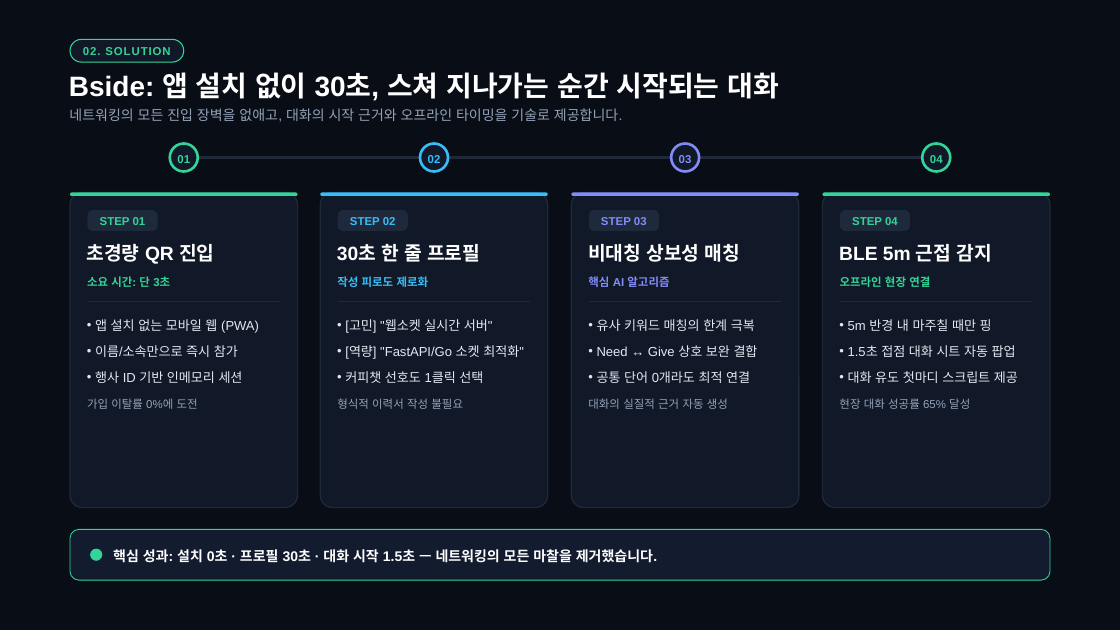
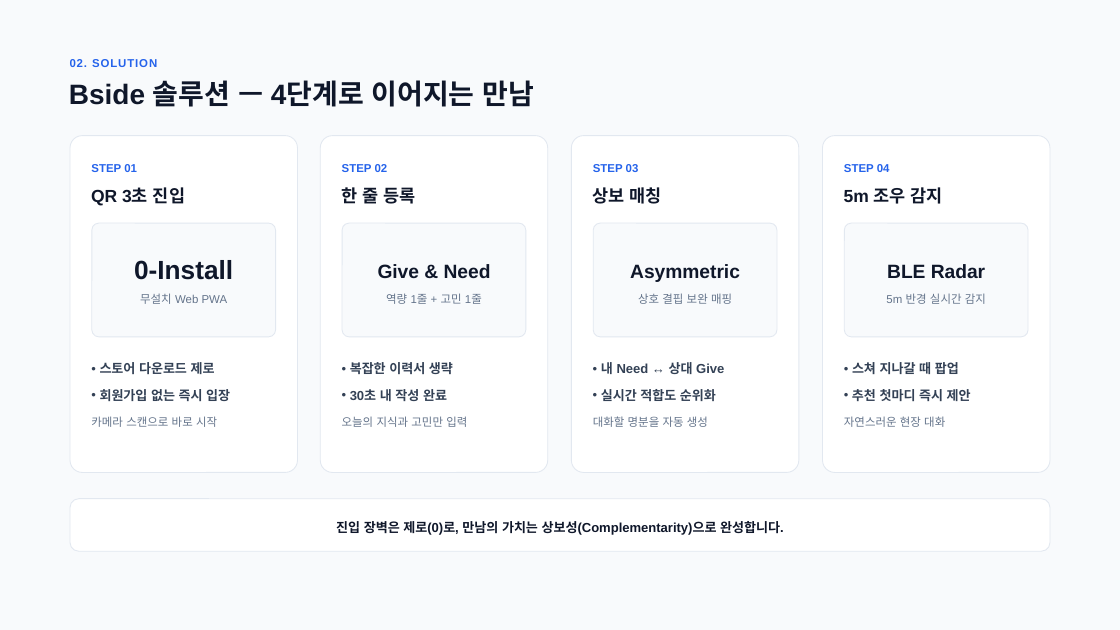
Before and after one commit to lim010111/bside, a slide deck: slide 3 of presentation/Bside_Presentation_Master.pptx. Drawn at 1120x630 pixels with LibreOffice and Linux fonts; fonts in the diff are those of the drawing. Boxes give left, top, right and bottom in pixels: in the first picture for what was removed or moved away, otherwise in the second. Text is boxed around its words. In the diff, an @@ line names an element or a change of style, - is before the commit and + after.

Commit message:
style(presentation): 밝고 모던한 라이트 테마 리디자인 및 텍스트 다이어트, 대본 정비

```diff
--- a/presentation/Bside_Presentation_Master.pptx
+++ b/presentation/Bside_Presentation_Master.pptx
@@ background #090D16 to #F8FAFC @@
@@ text "02. SOLUTION": place and size @@
-text "02. SOLUTION" at [83, 47, 170, 55]
+text "02. SOLUTION" at [70, 59, 157, 67]
@@ rounded rectangle removed at [70, 39, 183, 62] @@
@@ text removed at [69, 72, 780, 101] @@
-Bside: 앱 설치 없이 30초, 스쳐 지나가는 순간 시작되는 대화
@@ text added at [69, 80, 535, 107], 24 pt, text #0F172A, bold @@
+Bside 솔루션 — 4단계로 이어지는 만남
@@ text removed at [69, 108, 623, 122] @@
-네트워킹의 모든 진입 장벽을 없애고, 대화의 시작 근거와 오프라인 타이밍을 기술로 제공합니다.
@@ rounded rectangle: place and size @@
-rounded rectangle at [70, 192, 297, 507]
+rounded rectangle at [70, 135, 297, 472]
@@ rounded rectangle: place and size @@
-rounded rectangle at [320, 192, 548, 507]
+rounded rectangle at [320, 135, 548, 472]
@@ rounded rectangle: place and size @@
-rounded rectangle at [571, 192, 799, 507]
+rounded rectangle at [571, 135, 799, 472]
@@ fill #111827 to #FFFFFF; outline #1F2937 1.13 pt to #E2E8F0 0.75 pt in 4 elements at [70, 135, 297, 472], [320, 135, 548, 472], [571, 135, 799, 472], [823, 135, 1050, 472] @@
@@ rounded rectangle: place and size @@
-rounded rectangle at [823, 192, 1050, 507]
+rounded rectangle at [823, 135, 1050, 472]
@@ text colour #34D399 to #2563EB; alignment centre to left in 3 elements at [70, 59, 157, 67], [844, 164, 890, 172], [91, 164, 137, 172] @@
@@ 4 texts: place and size @@
-4 texts at [100, 217, 898, 225]
+4 texts at [91, 164, 890, 172]
@@ text "STEP 02" at [342, 164, 388, 172]: text colour #38BDF8 to #2563EB; alignment centre to left @@
@@ text "STEP 03" at [593, 164, 639, 172]: text colour #818CF8 to #2563EB; alignment centre to left @@
@@ group removed at [170, 144, 950, 171]: 4 ellipses, 4 texts, 1 freeform shape @@
-01
-02
-03
-04
@@ text at [91, 187, 185, 206]: text changed; size 16.5 to 15 pt; text colour #FFFFFF to #0F172A @@
-초경량 QR 진입
+QR 3초 진입
@@ text at [593, 187, 662, 204]: text changed; size 16.5 to 15 pt; text colour #FFFFFF to #0F172A @@
-비대칭 상보성 매칭
+상보 매칭
@@ text at [844, 187, 943, 204]: text changed; size 16.5 to 15 pt; text colour #FFFFFF to #0F172A @@
-BLE 5m 근접 감지
+5m 조우 감지
@@ text at [140, 293, 228, 304]: text changed; size 11.2 to 9.8 pt; text colour #E2E8F0 to #64748B @@
-• 앱 설치 없는 모바일 웹 (PWA)
+무설치 Web PWA
@@ text at [638, 293, 732, 304]: text changed; size 11.2 to 9.8 pt; text colour #E2E8F0 to #64748B @@
-• Need ↔ Give 상호 보완 결합
+상호 결핍 보완 매핑
@@ group removed at [70, 192, 1050, 409]: 15 texts, 8 rounded rectangles, 4 freeform shapes @@
-소요 시간: 단 3초
-• 이름/소속만으로 즉시 참가
-• 행사 ID 기반 인메모리 세션
-가입 이탈률 0%에 도전
-30초 한 줄 프로필
-작성 피로도 제로화
-• [고민] "웹소켓 실시간 서버"
-• [역량] "FastAPI/Go 소켓 최적화"
-• 커피챗 선호도 1클릭 선택
-핵심 AI 알고리즘
-• 유사 키워드 매칭의 한계 극복
-• 공통 단어 0개라도 최적 연결
-오프라인 현장 연결
-• 5m 반경 내 마주칠 때만 핑
-• 1.5초 접점 대화 시트 자동 팝업
@@ text at [350, 362, 453, 374]: text changed; size 9.8 to 11.2 pt; text colour #94A3B8 to #334155; bold on @@
-형식적 이력서 작성 불필요
+• 복잡한 이력서 생략
@@ text at [852, 389, 971, 401]: text changed; text colour #E2E8F0 to #334155; bold on @@
-• 대화 유도 첫마디 스크립트 제공
+• 추천 첫마디 즉시 제안
@@ group added at [91, 184, 1028, 427]: 15 texts, 4 rounded rectangles @@
+0-Install
+• 스토어 다운로드 제로
+• 회원가입 없는 즉시 입장
+카메라 스캔으로 바로 시작
+한 줄 등록
+Give & Need
+역량 1줄 + 고민 1줄
+• 30초 내 작성 완료
+오늘의 지식과 고민만 입력
+Asymmetric
+• 내 Need ↔ 상대 Give
+• 실시간 적합도 순위화
+BLE Radar
+5m 반경 실시간 감지
+• 스쳐 지나갈 때 팝업
@@ text at [593, 416, 708, 427]: text changed; text colour #94A3B8 to #64748B @@
-대화의 실질적 근거 자동 생성
+대화할 명분을 자동 생성
@@ text at [844, 416, 945, 427]: text changed; text colour #94A3B8 to #64748B @@
-현장 대화 성공률 65% 달성
+자연스러운 현장 대화
@@ rounded rectangle: place and size @@
-rounded rectangle at [70, 529, 1050, 580]
+rounded rectangle at [70, 499, 1050, 551]
@@ rounded rectangle at [70, 499, 1050, 551]: fill #131B2E to #FFFFFF; outline #34D399 0.75 pt to #E2E8F0 0.75 pt; proportions changed @@
@@ text added at [336, 521, 784, 535], 11.2 pt, text #0F172A, bold @@
+진입 장벽은 제로(0)로, 만남의 가치는 상보성(Complementarity)으로 완성합니다.
@@ ellipse removed at [90, 549, 103, 561] @@
@@ text removed at [113, 549, 657, 563] @@
-핵심 성과: 설치 0초 · 프로필 30초 · 대화 시작 1.5초 — 네트워킹의 모든 마찰을 제거했습니다.
```
Also in this commit, not shown: 8 other slides changed, 1 slide added, 1 slide removed, 2 other files.
